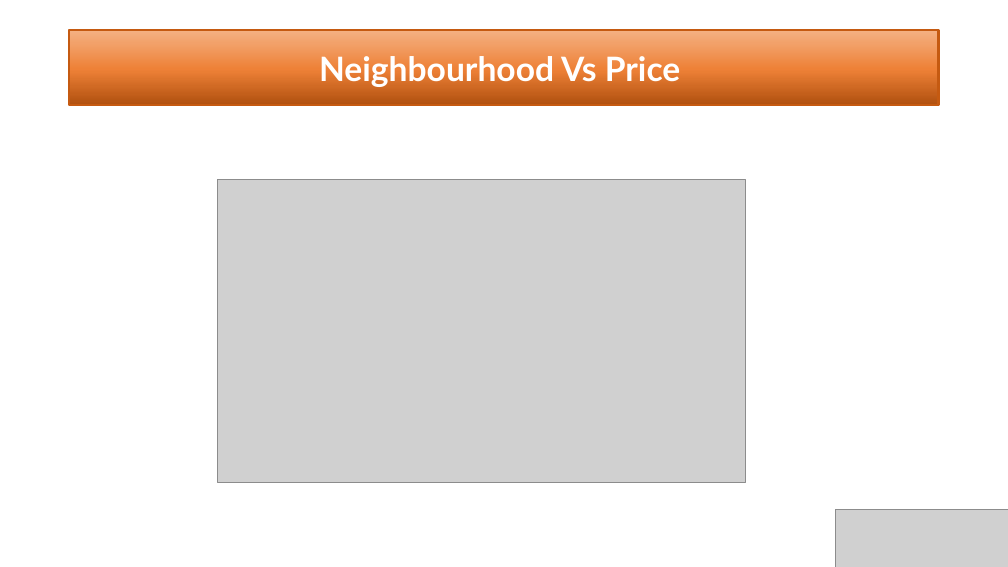
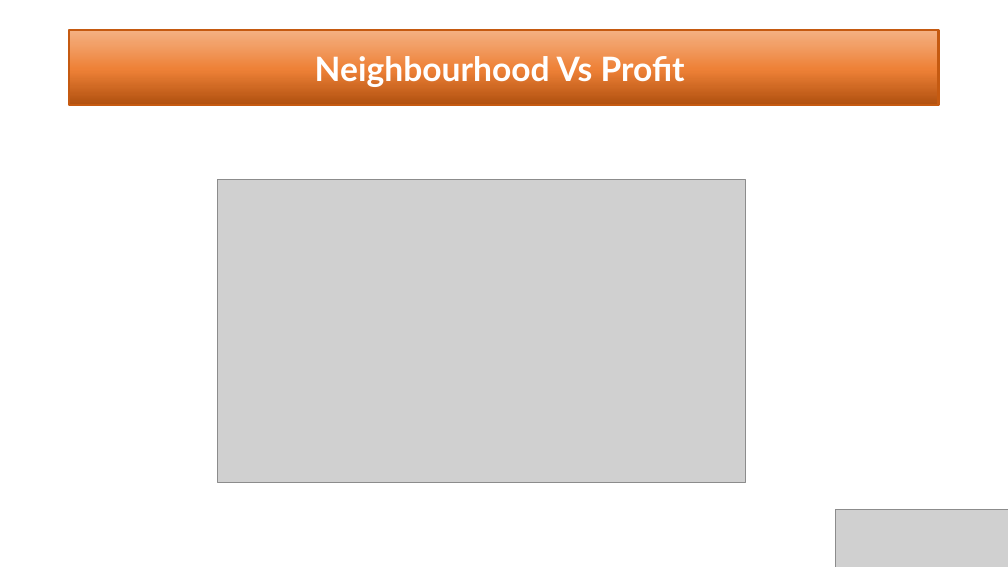
Before and after one commit to SaranyaPandiaraj/Futuristic-Airbnb, a slide deck: slide 20 of Futuristic_Airbnb.pptx. Drawn at 1008x567 pixels with LibreOffice and Linux fonts; fonts in the diff are those of the drawing; grey boxes stand for pictures. Boxes give left, top, right and bottom in pixels: in the first picture for what was removed or moved away, otherwise in the second. Text is boxed around its words. In the diff, an @@ line names an element or a change of style, - is before the commit and + after.

```diff
--- a/Futuristic_Airbnb.pptx
+++ b/Futuristic_Airbnb.pptx
@@ title at bbox=[315, 56, 685, 87]: text changed @@
-Neighbourhood Vs Price
+Neighbourhood Vs Profit
```
Also in this commit, not shown: 2 other slides changed, 20 other files.
